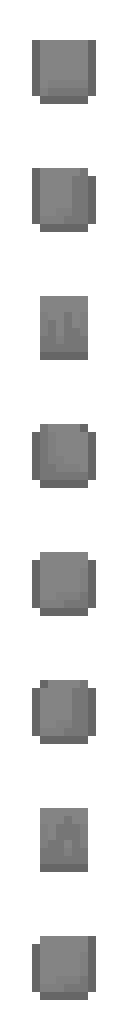
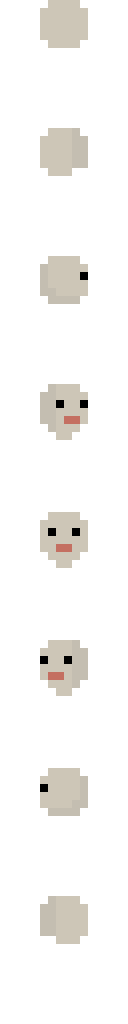
Before/after of a (128, 1024) layered artwork. What changed in the layer stack:
showed "heads", painted on it over box(40, 0, 88, 944)
hid "torsos" over box(32, 40, 96, 1000)
